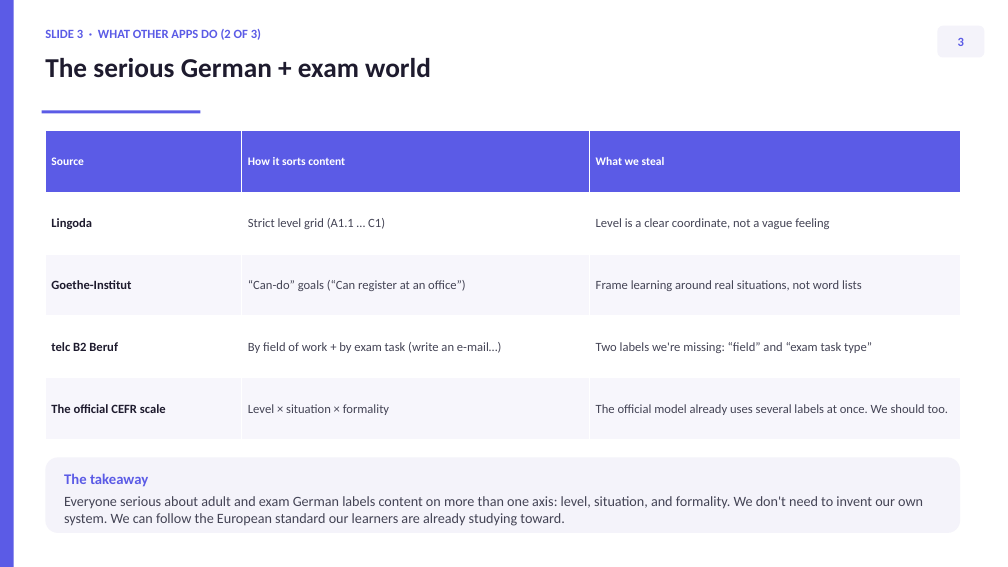
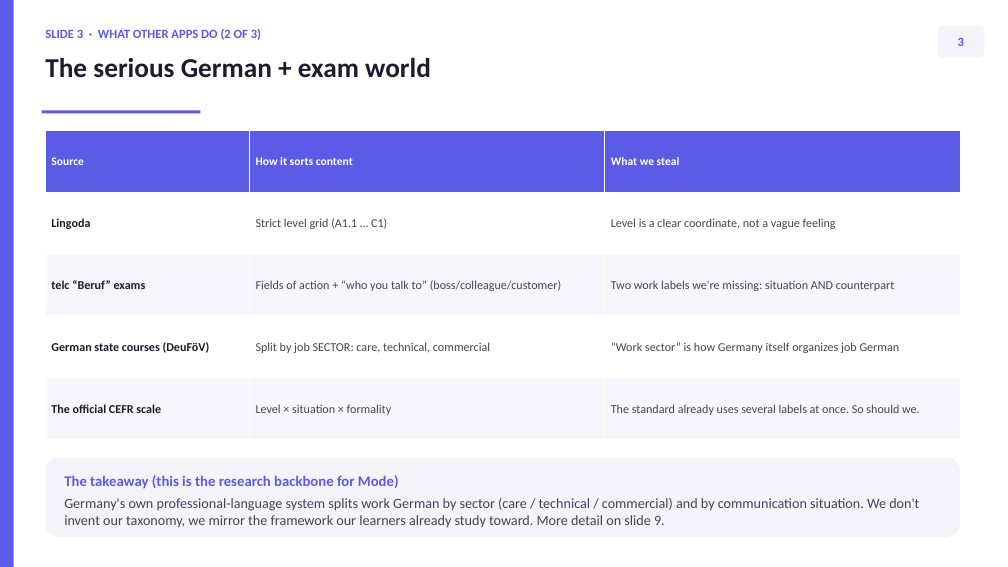
Before and after one commit to thelivinsine/B2furBerufApp, a slide deck: slide 5 of docs/TAXONOMY_REDESIGN.pptx. Drawn at 1008x567 pixels with LibreOffice and Linux fonts; fonts in the diff are those of the drawing. Boxes give left, top, right and bottom in pixels: in the first picture for what was removed or moved away, otherwise in the second. Text is boxed around its words. In the diff, an @@ line names an element or a change of style, - is before the commit and + after.

```diff
--- a/docs/TAXONOMY_REDESIGN.pptx
+++ b/docs/TAXONOMY_REDESIGN.pptx
@@ table at (x1=45, y1=130, x2=960, y2=440) @@
-row 3: Goethe-Institut | “Can-do” goals (“Can register at an office”) | Frame learning around real situations, not word lists
+row 3: telc “Beruf” exams | Fields of action + “who you talk to” (boss/colleague/customer) | Two work labels we're missing: situation AND counterpart
-row 4: telc B2 Beruf | By field of work + by exam task (write an e-mail…) | Two labels we're missing: “field” and “exam task type”
+row 4: German state courses (DeuFöV) | Split by job SECTOR: care, technical, commercial | “Work sector” is how Germany itself organizes job German
-row 5, column 3: The official model already uses several labels at once. We should too.
+row 5, column 3: The standard already uses several labels at once. So should we.
@@ size 12 to 11.5 pt in "Lingoda", "Strict level grid (A1.1 … C1)", "Level is a clear coordinate, not a ...", "The official CEFR scale" and 1 more places @@
@@ rounded rectangle "The takeaway (this is the ..." resized from (x1=45, y1=457, x2=960, y2=533) to (x1=45, y1=457, x2=960, y2=537) @@
@@ text in rounded rectangle at (x1=64, y1=475, x2=919, y2=528): text changed @@
-The takeaway
-Everyone serious about adult and exam German labels content on more than one axis: level, situation, and formality. We don't need to invent our own system. We can follow the European standard our learners are already studying toward.
+The takeaway (this is the research backbone for Mode)
+Germany's own professional-language system splits work German by sector (care / technical / commercial) and by communication situation. We don't invent our taxonomy, we mirror the framework our learners already study toward. More detail on slide 9.
```
Also in this commit, not shown: 27 other slides changed, 7 slides added, 1 slide removed, 5 other files.
